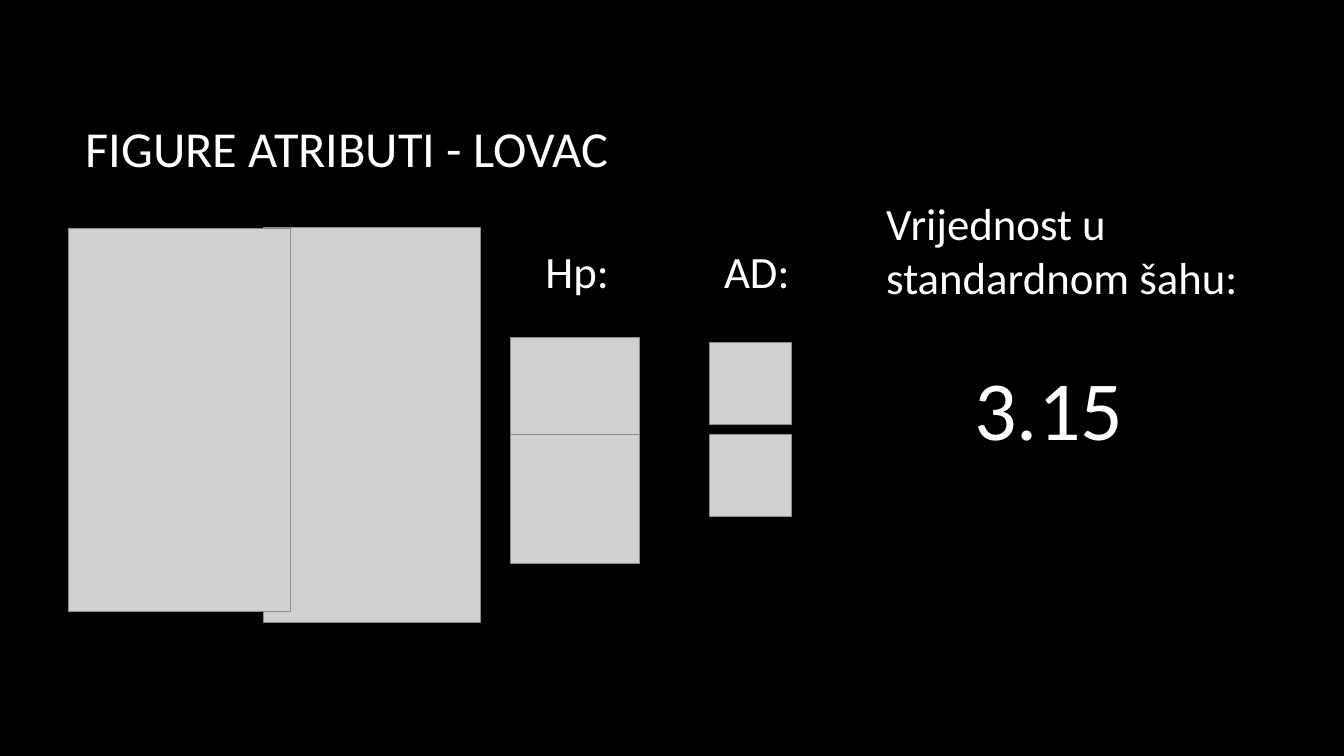
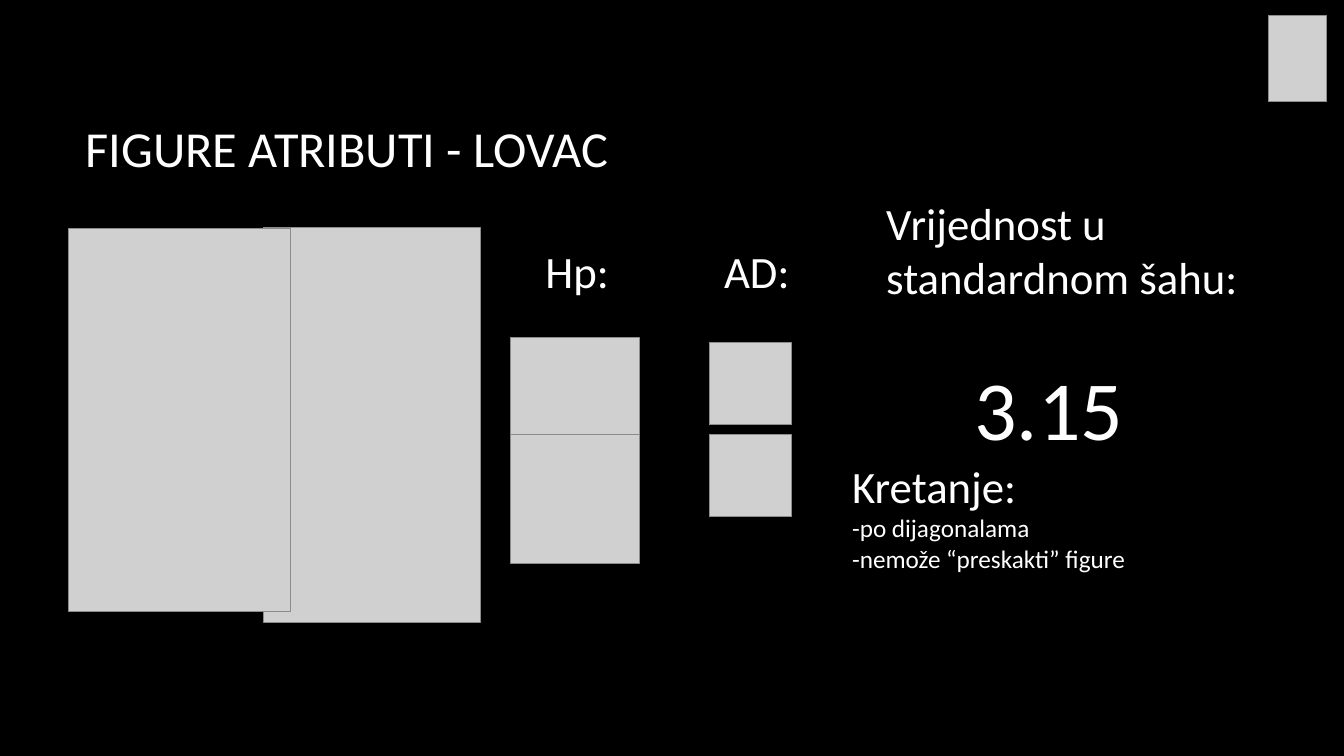
Before and after one commit to lukinjozg/RP2_Sah_projekt, a slide deck: slide 6 of INTERGALAKTIČKI_ŠAH.pptx (slide 5 before the commit). Drawn at 1344x756 pixels with LibreOffice and Linux fonts; fonts in the diff are those of the drawing; grey boxes stand for pictures; background and template pictures are left out. Boxes give left, top, right and bottom in pixels: in the first picture for what was removed or moved away, otherwise in the second. Text is boxed around its words. In the diff, an @@ line names an element or a change of style, - is before the commit and + after.

```diff
--- a/INTERGALAKTIČKI_ŠAH.pptx
+++ b/INTERGALAKTIČKI_ŠAH.pptx
@@ picture added at (1268,15,1327,102) @@
@@ text added at (852,472,1124,573), 18 pt, text #FFFFFF @@
+Kretanje:
+-po dijagonalama
+-nemože “preskakti” figure
```
Also in this commit, not shown: 6 other slides changed, 14 slides added, 1 slide removed.
